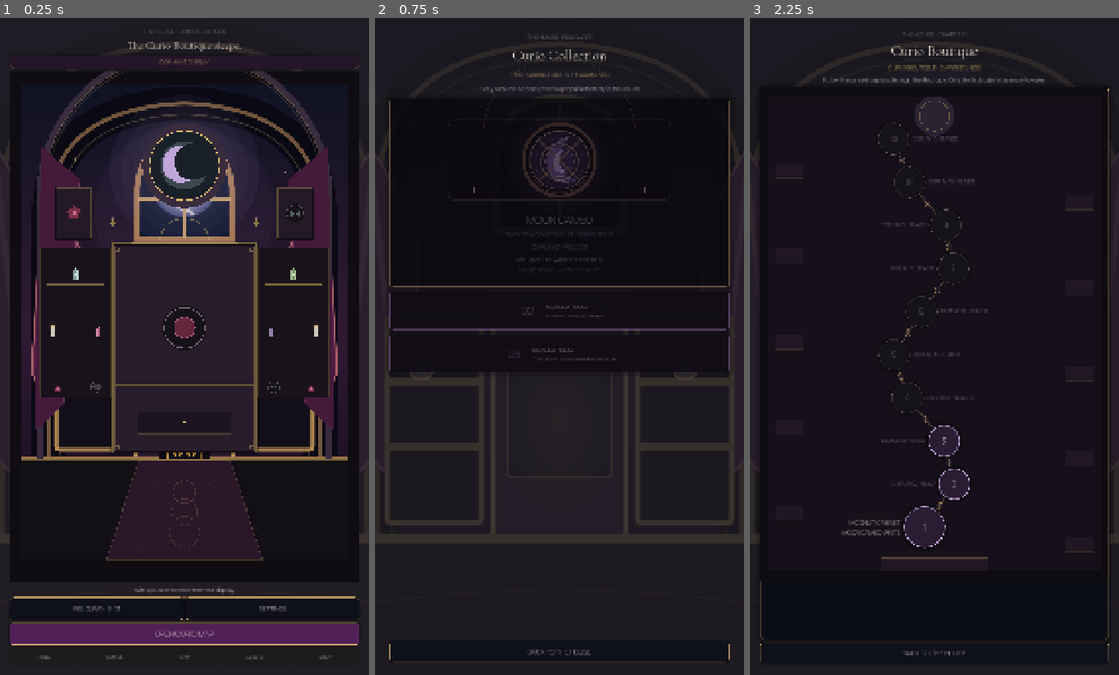
Above: before the commit, frames 1-3 (left to right).
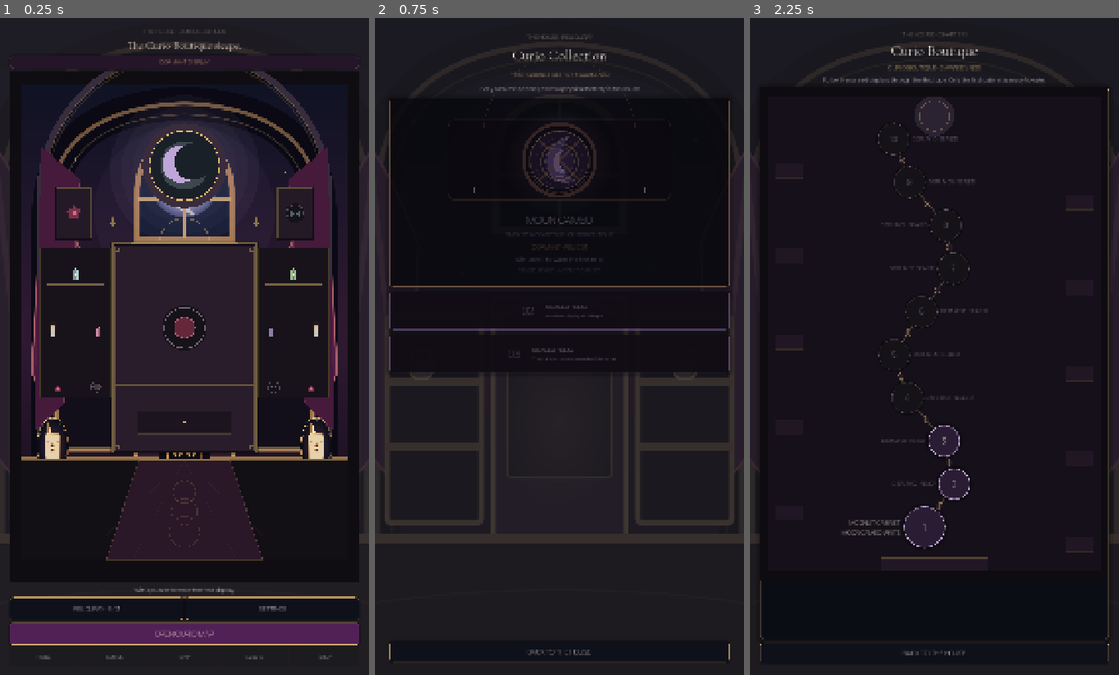
Above: after the commit, the same moments.

Repository: Jay-prodesign/akilta-match3
Game: Godot game, scene res://src/app/app_bootstrap.tscn
The game is run twice, just before and just after one commit, with the same random seed, the same clock (stepped at 60 frames per second) and the same inputs.
Inputs:
- Up to frame 1 (0.25 s): no input
- Up to frame 2 (0.75 s): click "RELIQUARY · 0 / 3" at 0.5 s
- Up to frame 3 (2.25 s): click "BACK TO THE HOUSE" at 1.25 s; click "OPEN CURIO MAP" at 2 s

The runs differ from the first frame. In frame 1, 0.7% of the frame differs, in the area x 10-90%, y 60-68%; in frame 2, nothing differs; in frame 3, nothing differs.

Commit message:
feat(house): place first-party candle relics in boutique scene

Diff:
--- a/src/world/curio_boutique.gd
+++ b/src/world/curio_boutique.gd
@@ -14,6 +14,7 @@
 const ROSE := Color("#C7728F")
 const LEAF := Color("#8BAF7C")
 
+const PieceAssetLoader = preload("res://src/match3/presentation/piece_asset_loader.gd")
 const BACKDROP_PATH := "res://assets/world/ch01_curio_boutique/curio_boutique_moonlit_backdrop.svg"
 var _backdrop: Texture2D
 const CAT_PORTRAIT_PATH := "res://assets/pieces/black_cat.svg"
@@ -66,6 +67,7 @@
 	_draw_moon_window(room)
 	_draw_wall_frames(room)
 	_draw_cat_portrait(room)
+	_draw_candle_props(room)
 	_draw_side_shelves(room)
 	_draw_central_cabinet(room)
 	_draw_floor(room)
@@ -420,3 +422,12 @@
 	draw_rect(portrait.grow(5.0), Color("#100B15"), true)
 	draw_rect(portrait.grow(3.0), Color(GOLD, 0.72), false, 2.0)
 	draw_texture_rect(_cat_portrait, portrait, false)
+
+func _draw_candle_props(room: Rect2) -> void:
+	var candle := PieceAssetLoader.ornament("res://assets/pieces/candle.svg")
+	if candle == null:
+		return
+	var prop_size := Vector2(room.size.x * 0.105, room.size.y * 0.13)
+	for side in [-1.0, 1.0]:
+		var center := Vector2(room.get_center().x + side * room.size.x * 0.405, room.position.y + room.size.y * 0.76)
+		draw_texture_rect(candle, Rect2(center - prop_size * 0.5, prop_size), false)
